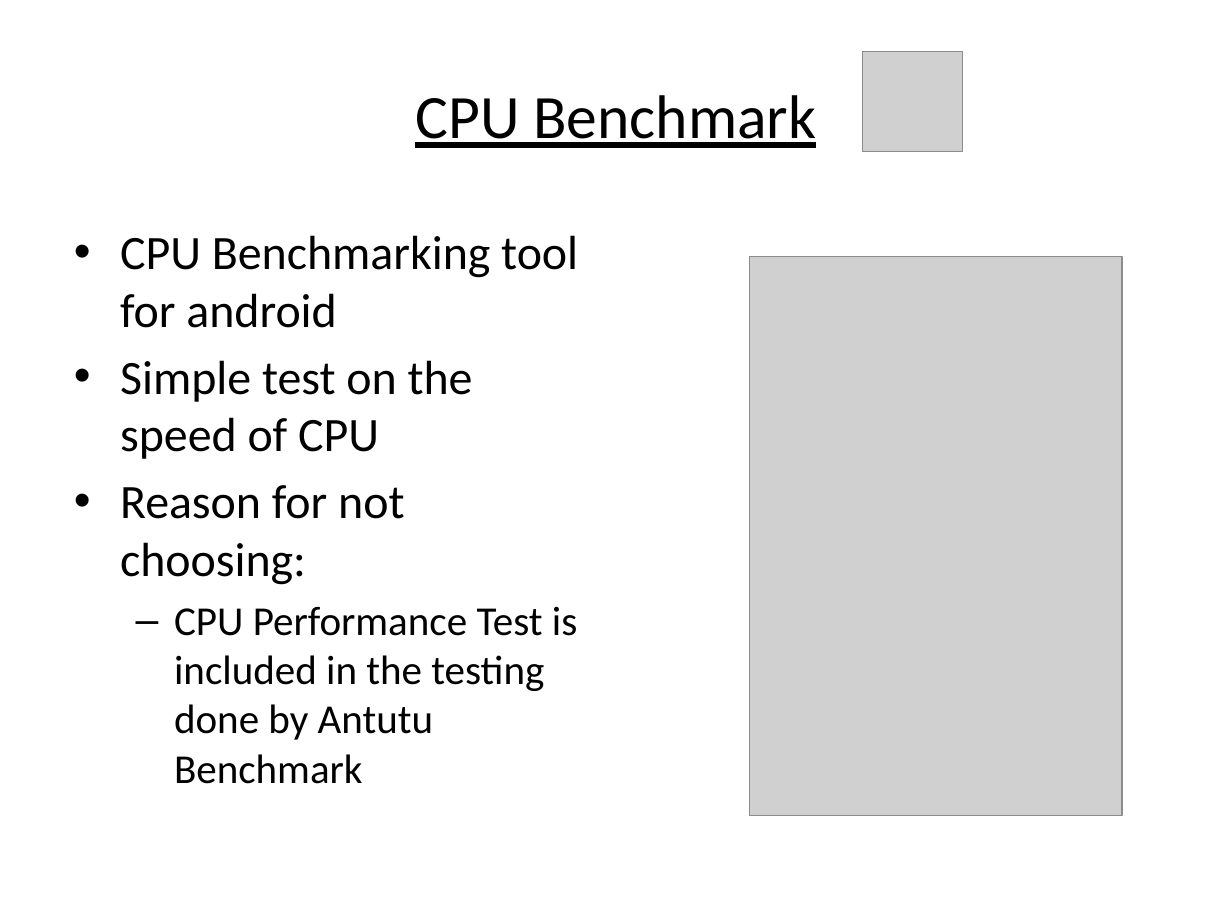
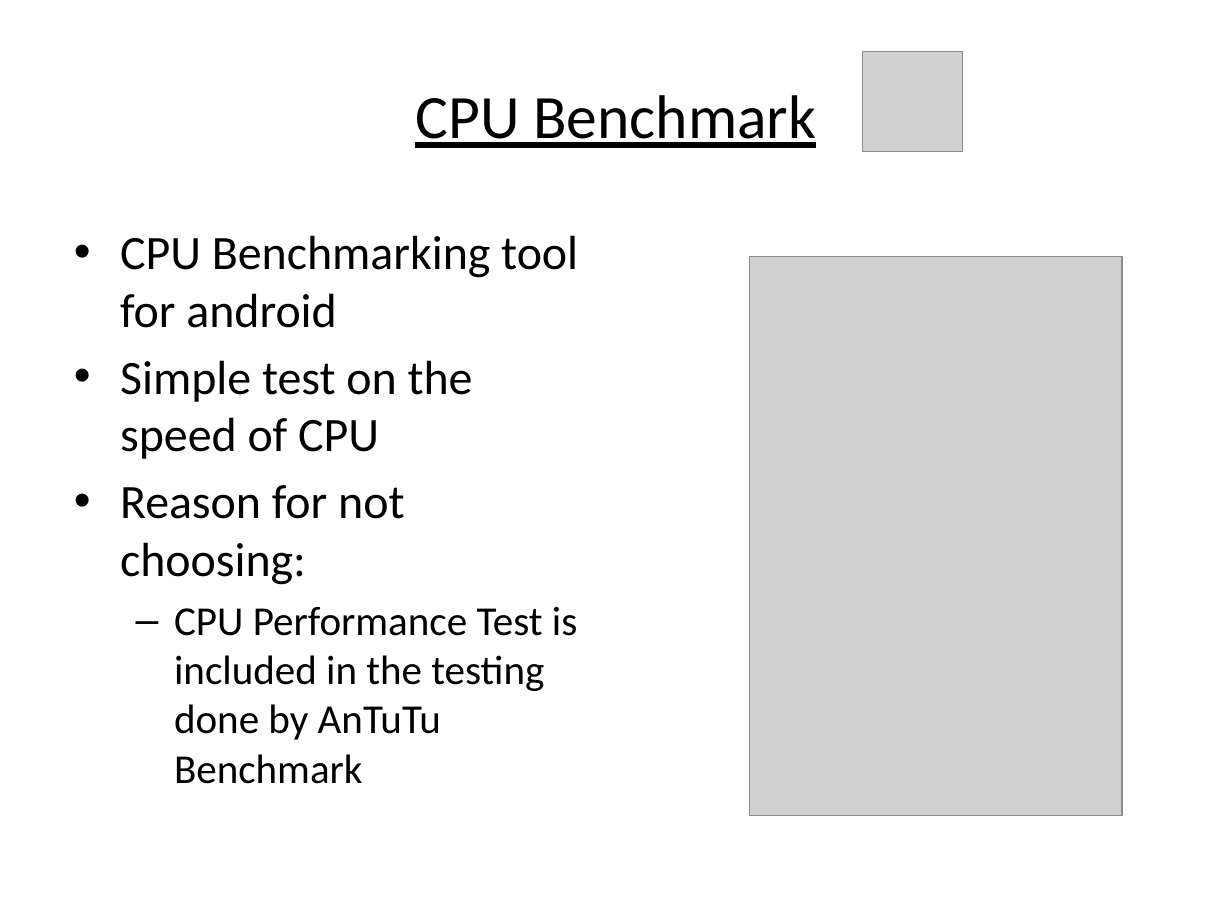
Before and after one commit to laikayeekelly/Benchmark, a slide deck: slide 12 of benchmark.pptx. Drawn at 1232x924 pixels with LibreOffice and Linux fonts; fonts in the diff are those of the drawing; grey boxes stand for pictures. Boxes give left, top, right and bottom in pixels: in the first picture for what was removed or moved away, otherwise in the second. Text is boxed around its words. In the diff, an @@ line names an element or a change of style, - is before the commit and + after.

Commit message:
powerpoint on android device benchmark

```diff
--- a/benchmark.pptx
+++ b/benchmark.pptx
@@ text at box(174, 606, 577, 784): text changed @@
-  – CPU Performance Test is included in the testing done by Antutu Benchmark
+  – CPU Performance Test is included in the testing done by AnTuTu Benchmark
```
Also in this commit, not shown: 7 other slides changed.
